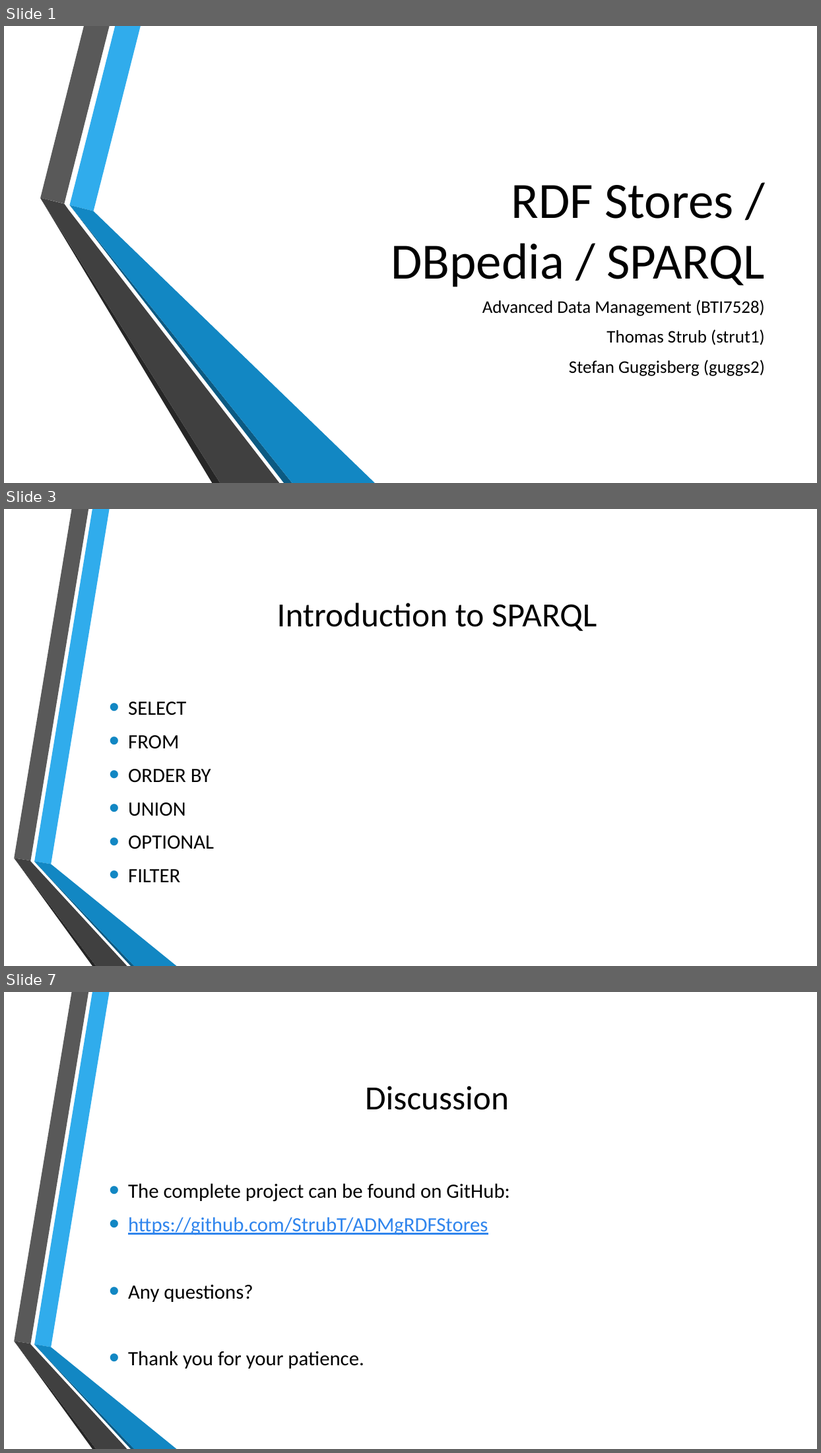
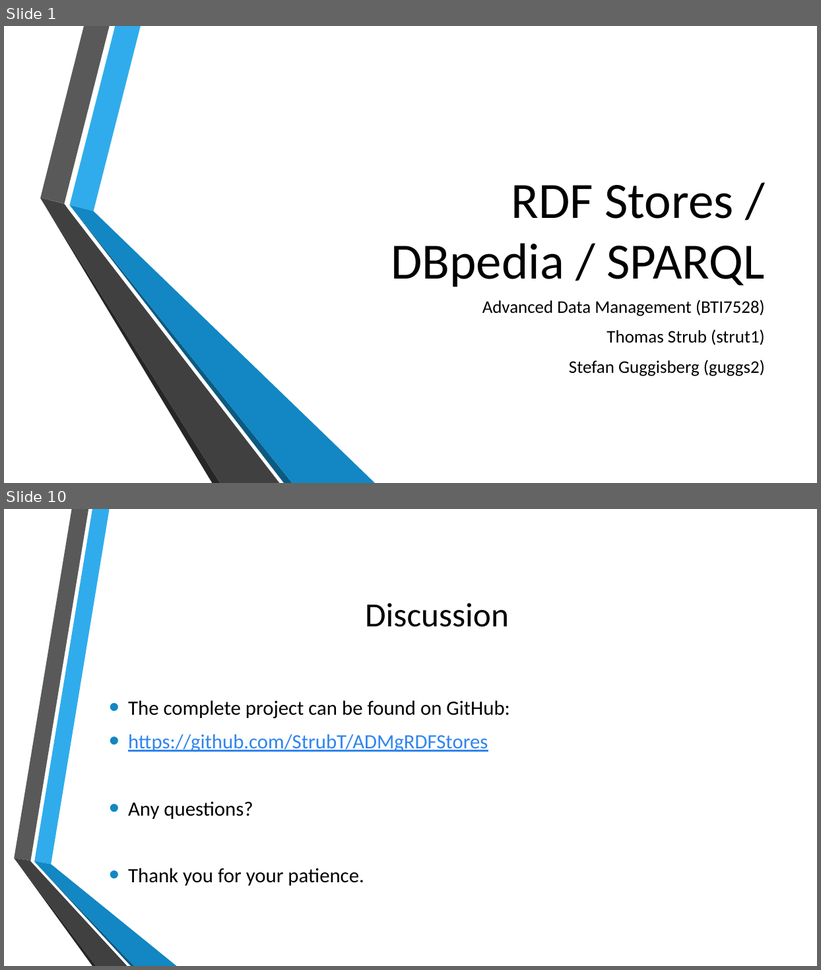
Before and after one commit to StrubT/ADMgRDFStores, a slide deck: presentation.pptx. Shown one above the other, each under a label of ours: slides 1, 3 and 7 before the commit, slides 1 and 10 after it; the slides between them are not shown. The pictures are 821x1453 and 821x970 pixels, drawn with LibreOffice and Linux fonts; fonts in the diff are those of the drawing; background and template pictures are left out. Boxes give left, top, right and bottom in pixels: in the first picture for what was removed or moved away, otherwise in the second. Text is boxed around its words. In the diff, an @@ line names an element or a change of style, - is before the commit and + after.

```diff
--- a/presentation.pptx
+++ b/presentation.pptx
@@ slide 3 removed at [4, 509, 817, 966], background picture (left out); not listed: 6 template elements that a slide beside it also shows @@
@@ title removed at [277, 603, 597, 631] @@
-Introduction to SPARQL
@@ text removed at [128, 702, 214, 883] @@
-• SELECT
-• FROM
-• ORDER BY
-• UNION
-• OPTIONAL
-• FILTER
@@ what was slide 7 is now slide 10 @@
```
Also in this commit, not shown: 4 slides changed, 4 slides added, 1 other file.
